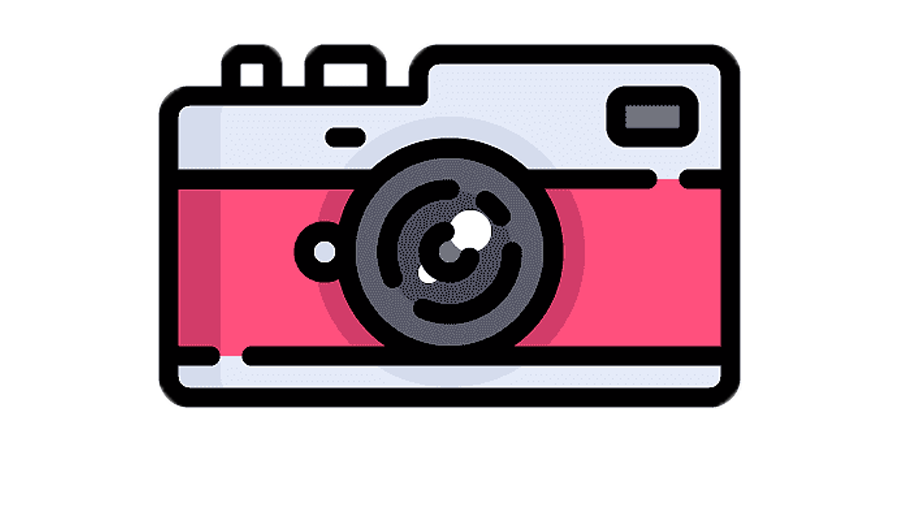
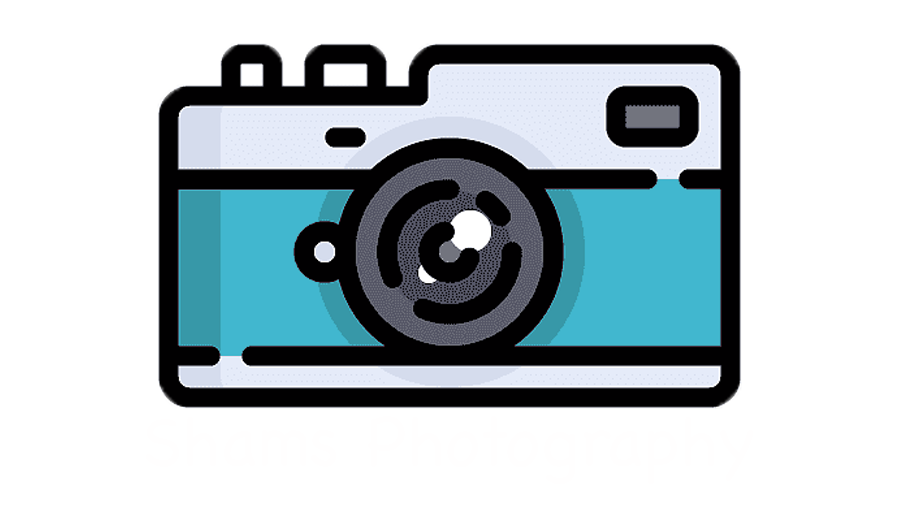
Two versions of the same layered image (900 × 512). Layer-by-layer changes:
painted on "Layer 1" over [178, 179, 722, 356]
